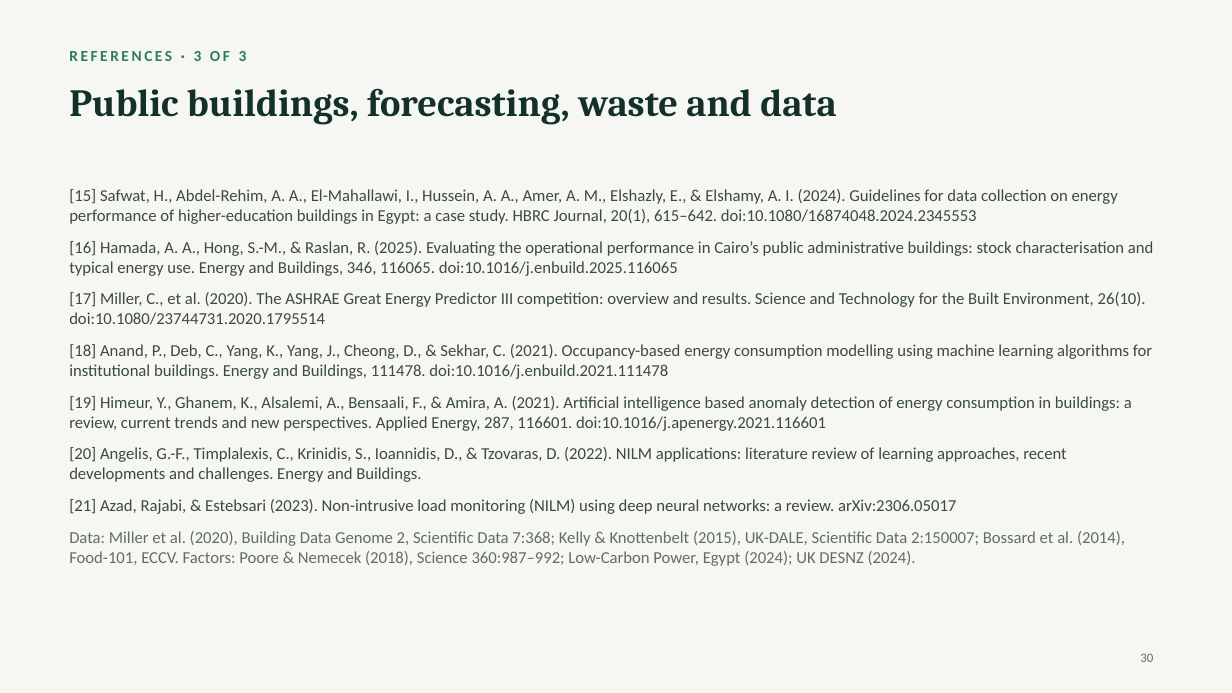
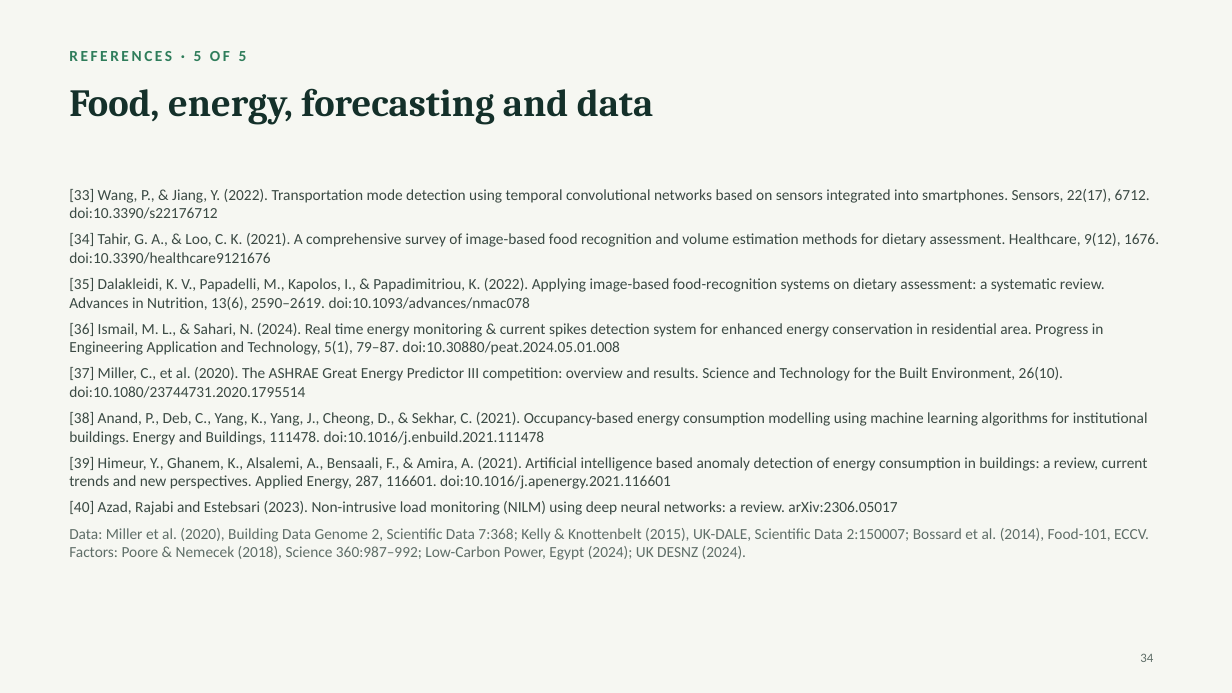
Before and after one commit to RahmaOshba/RahmaOshba, a slide deck: slide 34 of Basmati_Presentation.pptx (slide 30 before the commit). Drawn at 1232x693 pixels with LibreOffice and Linux fonts; fonts in the diff are those of the drawing. Boxes give left, top, right and bottom in pixels: in the first picture for what was removed or moved away, otherwise in the second. Text is boxed around its words. In the diff, an @@ line names an element or a change of style, - is before the commit and + after.

```diff
--- a/Basmati_Presentation.pptx
+++ b/Basmati_Presentation.pptx
@@ text at (x1=69, y1=51, x2=247, y2=61): text changed @@
-REFERENCES · 3 OF 3
+REFERENCES · 5 OF 5
@@ title at (x1=69, y1=88, x2=653, y2=125): text changed @@
-Public buildings, forecasting, waste and data
+Food, energy, forecasting and data
@@ text at (x1=69, y1=189, x2=1159, y2=515): text changed; size 13 to 12 pt @@
-[15] Safwat, H., Abdel-Rehim, A. A., El-Mahallawi, I., Hussein, A. A., Amer, A. M., Elshazly, E., & Elshamy, A. I. (2024). Guidelines for data collection on energy performance of higher-education buildings in Egypt: a case study. HBRC Journal, 20(1), 615–642. doi:10.1080/16874048.2024.2345553
-[16] Hamada, A. A., Hong, S.-M., & Raslan, R. (2025). Evaluating the operational performance in Cairo’s public administrative buildings: stock characterisation and typical energy use. Energy and Buildings, 346, 116065. doi:10.1016/j.enbuild.2025.116065
-[17] Miller, C., et al. (2020). The ASHRAE Great Energy Predictor III competition: overview and results. Science and Technology for the Built Environment, 26(10). doi:10.1080/23744731.2020.1795514
-[18] Anand, P., Deb, C., Yang, K., Yang, J., Cheong, D., & Sekhar, C. (2021). Occupancy-based energy consumption modelling using machine learning algorithms for institutional buildings. Energy and Buildings, 111478. doi:10.1016/j.enbuild.2021.111478
-[19] Himeur, Y., Ghanem, K., Alsalemi, A., Bensaali, F., & Amira, A. (2021). Artificial intelligence based anomaly detection of energy consumption in buildings: a review, current trends and new perspectives. Applied Energy, 287, 116601. doi:10.1016/j.apenergy.2021.116601
-[20] Angelis, G.-F., Timplalexis, C., Krinidis, S., Ioannidis, D., & Tzovaras, D. (2022). NILM applications: literature review of learning approaches, recent developments and challenges. Energy and Buildings.
-[21] Azad, Rajabi, & Estebsari (2023). Non-intrusive load monitoring (NILM) using deep neural networks: a review. arXiv:2306.05017
+[33] Wang, P., & Jiang, Y. (2022). Transportation mode detection using temporal convolutional networks based on sensors integrated into smartphones. Sensors, 22(17), 6712. doi:10.3390/s22176712
+[34] Tahir, G. A., & Loo, C. K. (2021). A comprehensive survey of image-based food recognition and volume estimation methods for dietary assessment. Healthcare, 9(12), 1676. doi:10.3390/healthcare9121676
+[35] Dalakleidi, K. V., Papadelli, M., Kapolos, I., & Papadimitriou, K. (2022). Applying image-based food-recognition systems on dietary assessment: a systematic review. Advances in Nutrition, 13(6), 2590–2619. doi:10.1093/advances/nmac078
+[36] Ismail, M. L., & Sahari, N. (2024). Real time energy monitoring & current spikes detection system for enhanced energy conservation in residential area. Progress in Engineering Application and Technology, 5(1), 79–87. doi:10.30880/peat.2024.05.01.008
+[37] Miller, C., et al. (2020). The ASHRAE Great Energy Predictor III competition: overview and results. Science and Technology for the Built Environment, 26(10). doi:10.1080/23744731.2020.1795514
+[38] Anand, P., Deb, C., Yang, K., Yang, J., Cheong, D., & Sekhar, C. (2021). Occupancy-based energy consumption modelling using machine learning algorithms for institutional buildings. Energy and Buildings, 111478. doi:10.1016/j.enbuild.2021.111478
+[39] Himeur, Y., Ghanem, K., Alsalemi, A., Bensaali, F., & Amira, A. (2021). Artificial intelligence based anomaly detection of energy consumption in buildings: a review, current trends and new perspectives. Applied Energy, 287, 116601. doi:10.1016/j.apenergy.2021.116601
+[40] Azad, Rajabi and Estebsari (2023). Non-intrusive load monitoring (NILM) using deep neural networks: a review. arXiv:2306.05017
@@ text at (x1=69, y1=528, x2=1149, y2=560): size 13 to 12 pt in "Data: Miller et al. (2020), Building Data ..."; less space between paragraphs @@
@@ page number at (x1=1140, y1=653, x2=1153, y2=662): text changed @@
-30
+34
```
Also in this commit, not shown: 7 other slides changed, 5 slides added, 1 slide removed, 7 other files.
